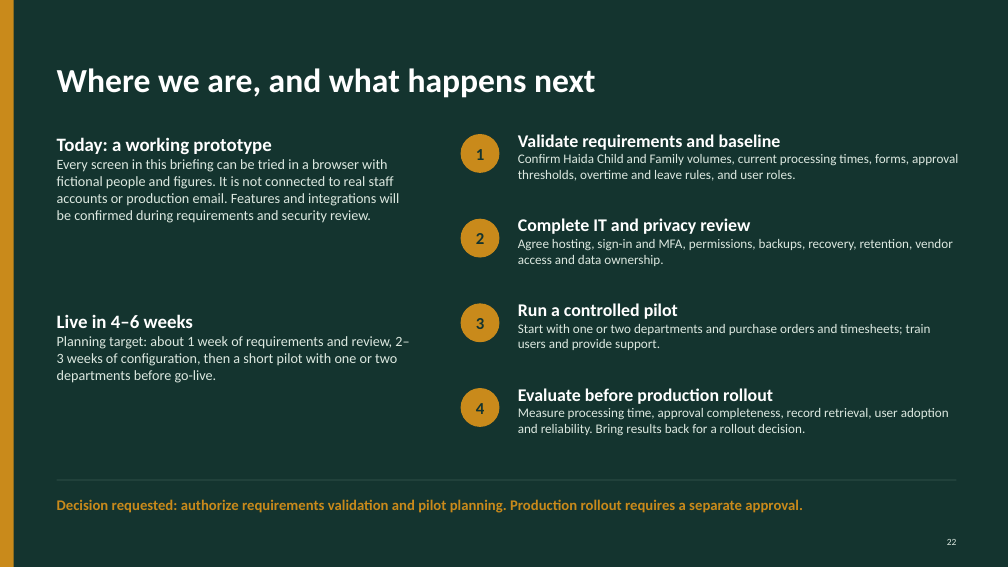
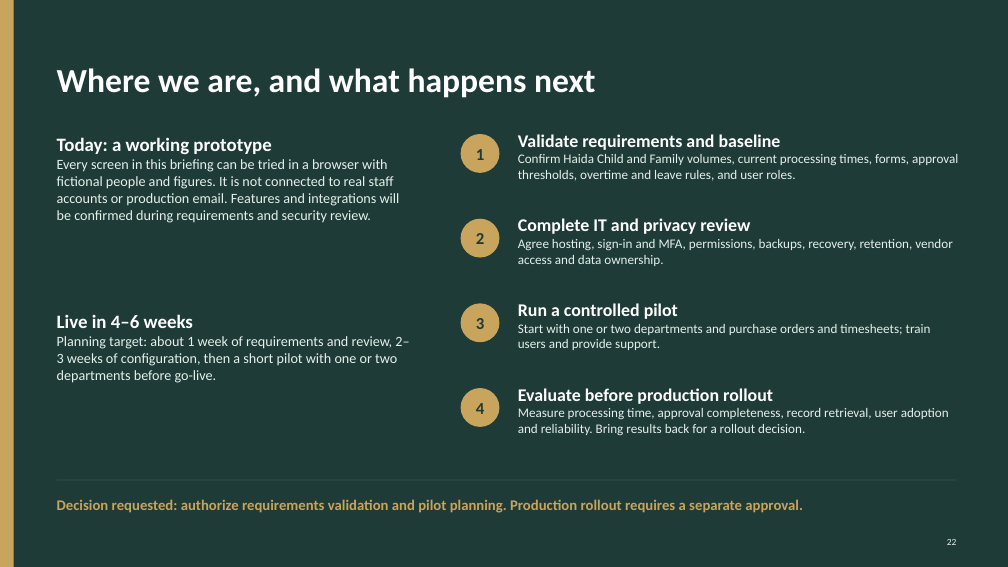
Before and after one commit to AndalibOlee/Portfolio, a slide deck: slide 22 of demo-platform/docs/Haida_Child_and_Family_Executive_Digital_Operations_Proposal.pptx. Drawn at 1008x567 pixels with LibreOffice and Linux fonts; fonts in the diff are those of the drawing. Boxes give left, top, right and bottom in pixels: in the first picture for what was removed or moved away, otherwise in the second. Text is boxed around its words. In the diff, an @@ line names an element or a change of style, - is before the commit and + after.

```diff
--- a/demo-platform/docs/Haida_Child_and_Family_Executive_Digital_Operations_Proposal.pptx
+++ b/demo-platform/docs/Haida_Child_and_Family_Executive_Digital_Operations_Proposal.pptx
@@ background #14342F to #1E3B37 @@
@@ rectangle at <box>0,0,14,567</box>: fill #C98A1B to #C9A45C @@
@@ text colour #14342F to #1E3B37 in 4 elements at <box>476,149,484,160</box>, <box>476,233,484,244</box>, <box>476,318,484,329</box>, <box>476,403,484,414</box> @@
@@ fill #C98A1B to #C9A45C; outline #C98A1B 1 pt to #C9A45C 1 pt in 4 elements at <box>461,135,499,172</box>, <box>461,219,499,257</box>, <box>461,304,499,342</box>, <box>461,389,499,426</box> @@
@@ text "Decision requested: authorize requirements validation ..." at <box>57,499,803,513</box>: text colour #C98A1B to #C9A45C @@
```
Also in this commit, not shown: 21 other slides changed, 32 other files.
